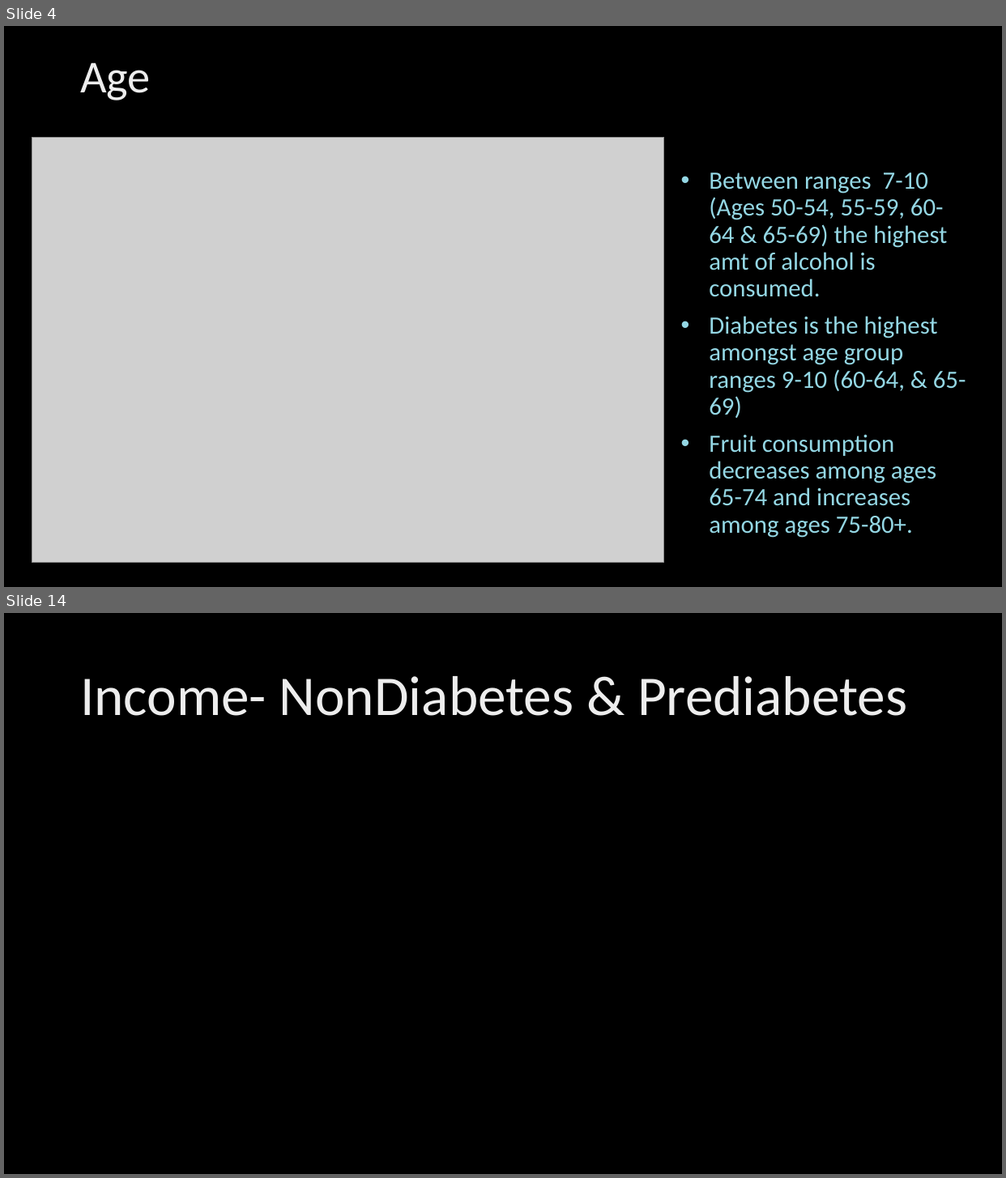
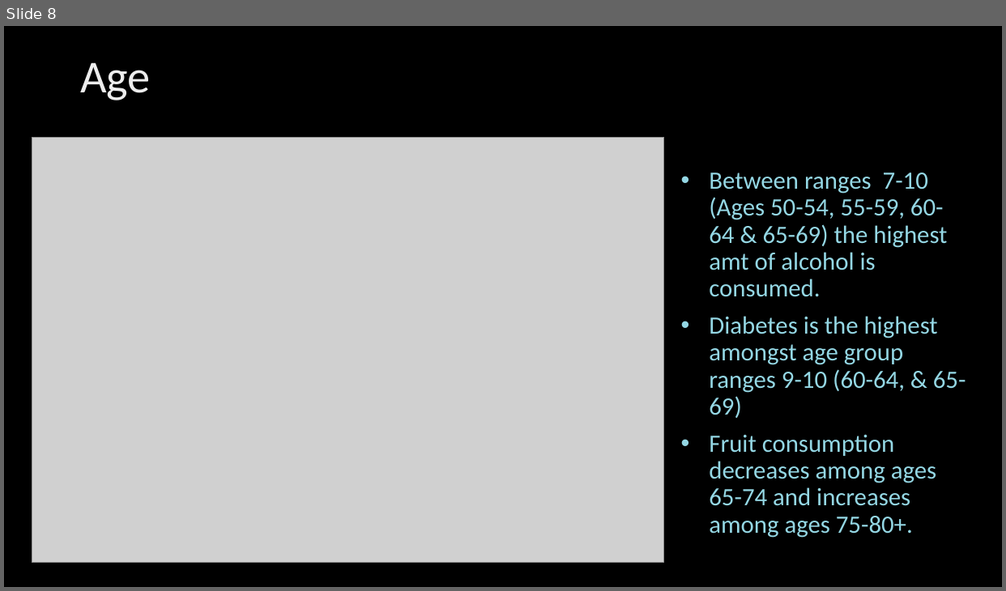
Before and after one commit to Rosedragon87/Capstone_Project_2021, a slide deck: Data_Science_Capstone_2021.pptx. Shown one above the other, each under a label of ours: slides 4 and 14 before the commit, slide 8 after it; the slides between them are not shown. The pictures are 1006x1178 and 1006x591 pixels, drawn with LibreOffice and Linux fonts; fonts in the diff are those of the drawing; grey boxes stand for pictures; background and template pictures are left out. Boxes give left, top, right and bottom in pixels: in the first picture for what was removed or moved away, otherwise in the second. Text is boxed around its words. In the diff, an @@ line names an element or a change of style, - is before the commit and + after.

```diff
--- a/Data_Science_Capstone_2021.pptx
+++ b/Data_Science_Capstone_2021.pptx
@@ slide 14 removed at bbox=[4, 613, 1002, 1174], background picture (left out) @@
@@ title removed at bbox=[80, 676, 907, 716] @@
-Income- NonDiabetes & Prediabetes
@@ what was slide 4 is now slide 8 @@
```
Also in this commit, not shown: 5 slides changed, 9 slides added, 11 other slides removed.
